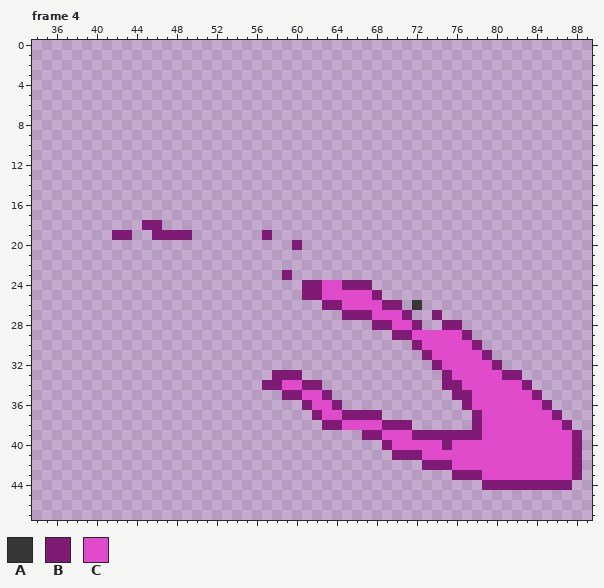
A pixel-art file gets an edit: Assets/Art/Character/SnowWhite/Sprite/SnowWhite_Slash-VFXHit.aseprite. Above is the file before it was changed.
90x48 pixels, 29 frames. Shown: frame 4: x 34..89, y 0..47. The commit also changed other frames, which this record leaves out.
Palette (. is transparent): A #373737  B #7f1a75  C #e04bcb
The result:
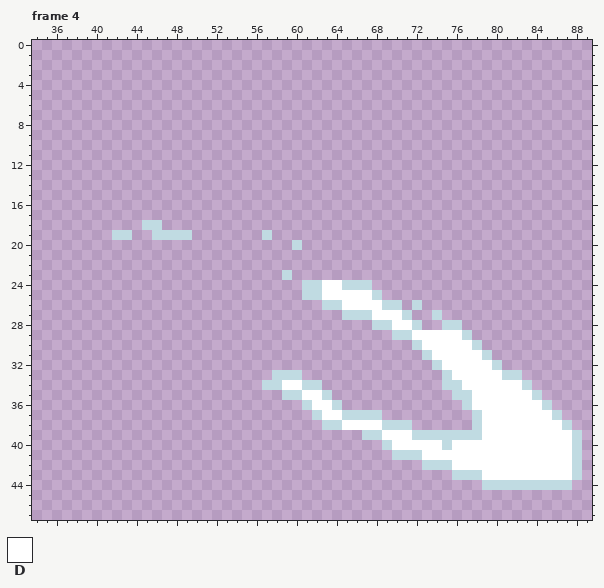
Colours new in this view: D #ffffff
The exact change:
Colour B changes from #7f1a75 to #c0dbe2.
Frame 4, layer "slash1":
Colour A gives way to colour B in row 26 at x 72.
Colour C gives way to colour D in row 24 at x 63 to 64; in row 25 at x 63 to 67; in row 26 at x 65 to 68; in row 27 at x 68 to 70; in row 28 at x 70 to 71; in row 29 at x 72 to 76.
Colour C gives way to colour D in row 30 at x 73 to 77; in row 31 at x 74 to 78; in row 32 at x 75 to 79; in row 33 at x 76 to 80; in row 34 at x 59 to 60 and 77 to 82; in row 35 at x 61 to 62 and 78 to 83.
Colour C gives way to colour D in row 36 at x 62 to 63 and 78 to 84; in row 37 at x 63 to 64 and 79 to 85; in row 38 at x 65 to 68 and 79 to 86; in row 39 at x 69 to 71 and 79 to 87; in row 40 at x 70 to 74 and 76 to 87; in row 41 at x 73 to 87.
Colour C gives way to colour D in row 42 at x 76 to 87; in row 43 at x 79 to 87.
Changed places in both pictures, as pixel boxes (x1, y1, x2, y2):
changed: (112, 220, 192, 240)
changed: (262, 230, 582, 490)
